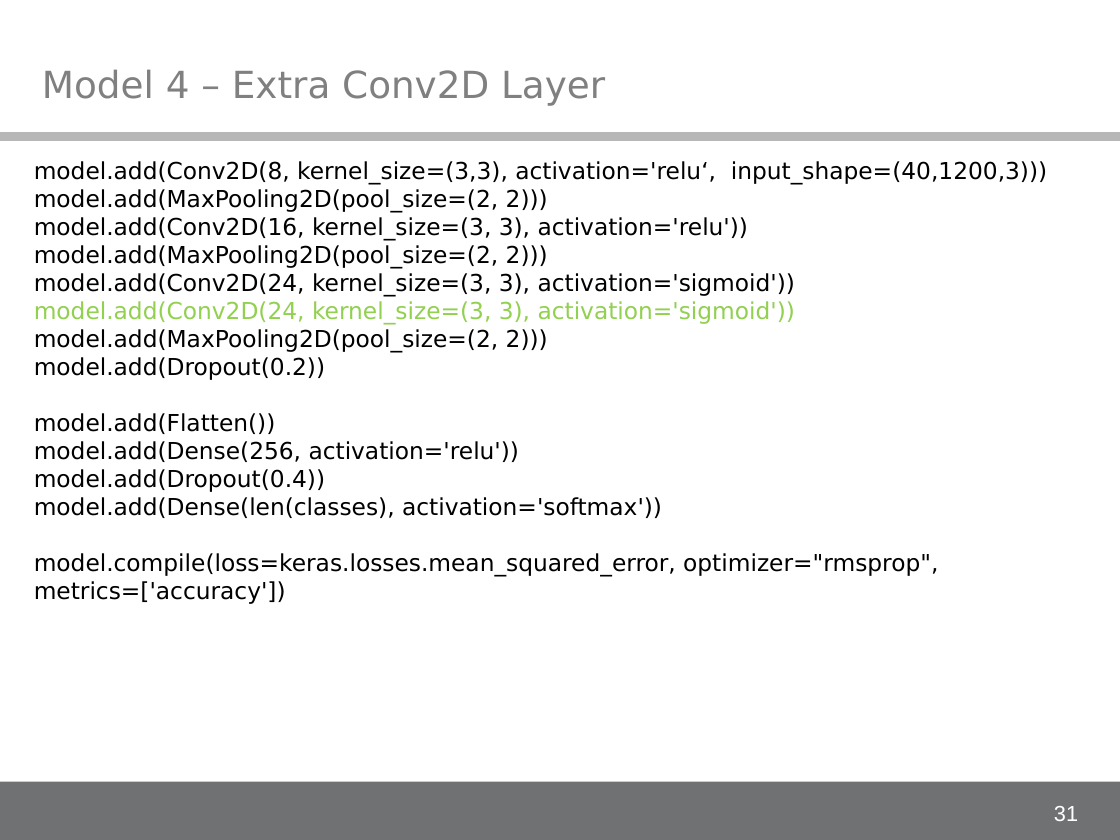
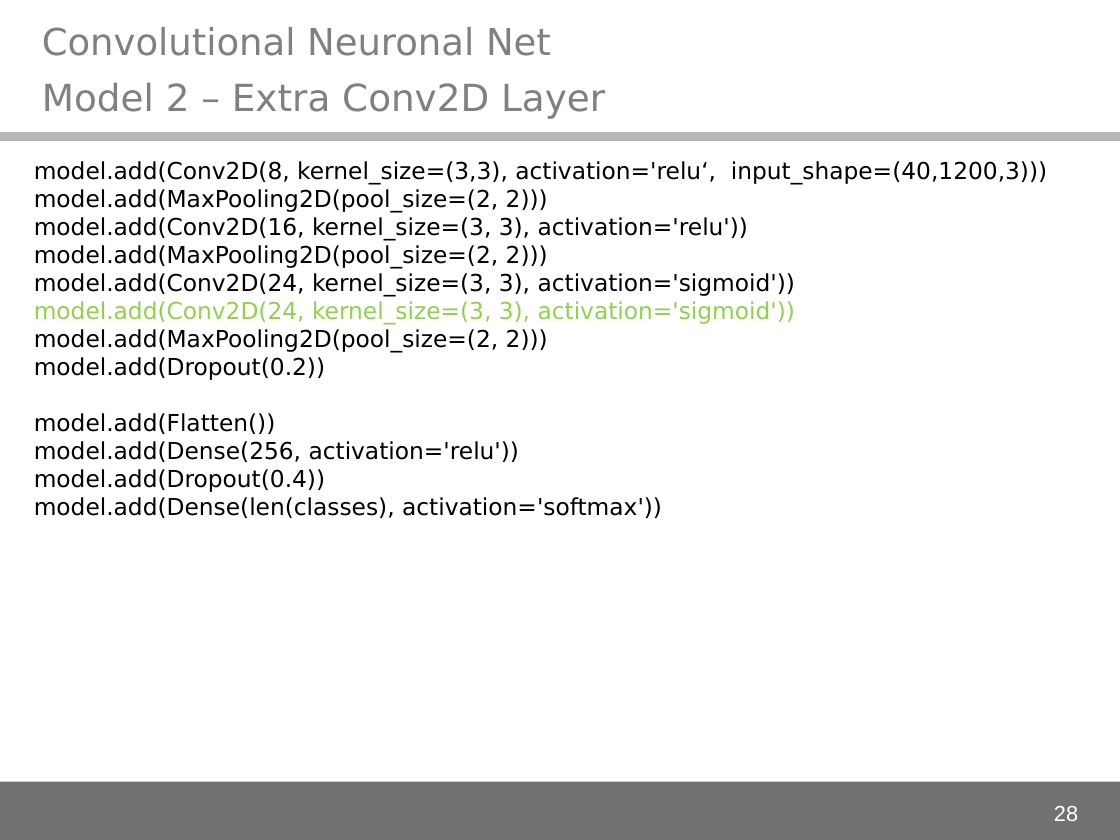
Before and after one commit to alex-ta/Fontinator, a slide deck: slide 28 of Documents/IDA_project_presentation.ppt (slide 31 before the commit). Drawn at 1120x840 pixels with LibreOffice and Linux fonts; fonts in the diff are those of the drawing; background and template pictures are left out. Boxes give left, top, right and bottom in pixels: in the first picture for what was removed or moved away, otherwise in the second. Text is boxed around its words. In the diff, an @@ line names an element or a change of style, - is before the commit and + after.

```diff
--- a/Documents/IDA_project_presentation.ppt
+++ b/Documents/IDA_project_presentation.ppt
@@ text added at (42, 27, 551, 56), 23.8 pt, text #808080 @@
+Convolutional Neuronal Net
@@ title at (42, 82, 605, 118): text changed @@
-Model 4 – Extra Conv2D Layer
+Model 2 – Extra Conv2D Layer
@@ text at (34, 553, 938, 604): paragraph removed @@
-model.compile(loss=keras.losses.mean_squared_error, optimizer="rmsprop", metrics=['accuracy'])
@@ page number at (1054, 806, 1078, 821): text changed @@
-31
+28
```
Also in this commit, not shown: 5 other slides changed, 4 slides added, 8 slides removed.
